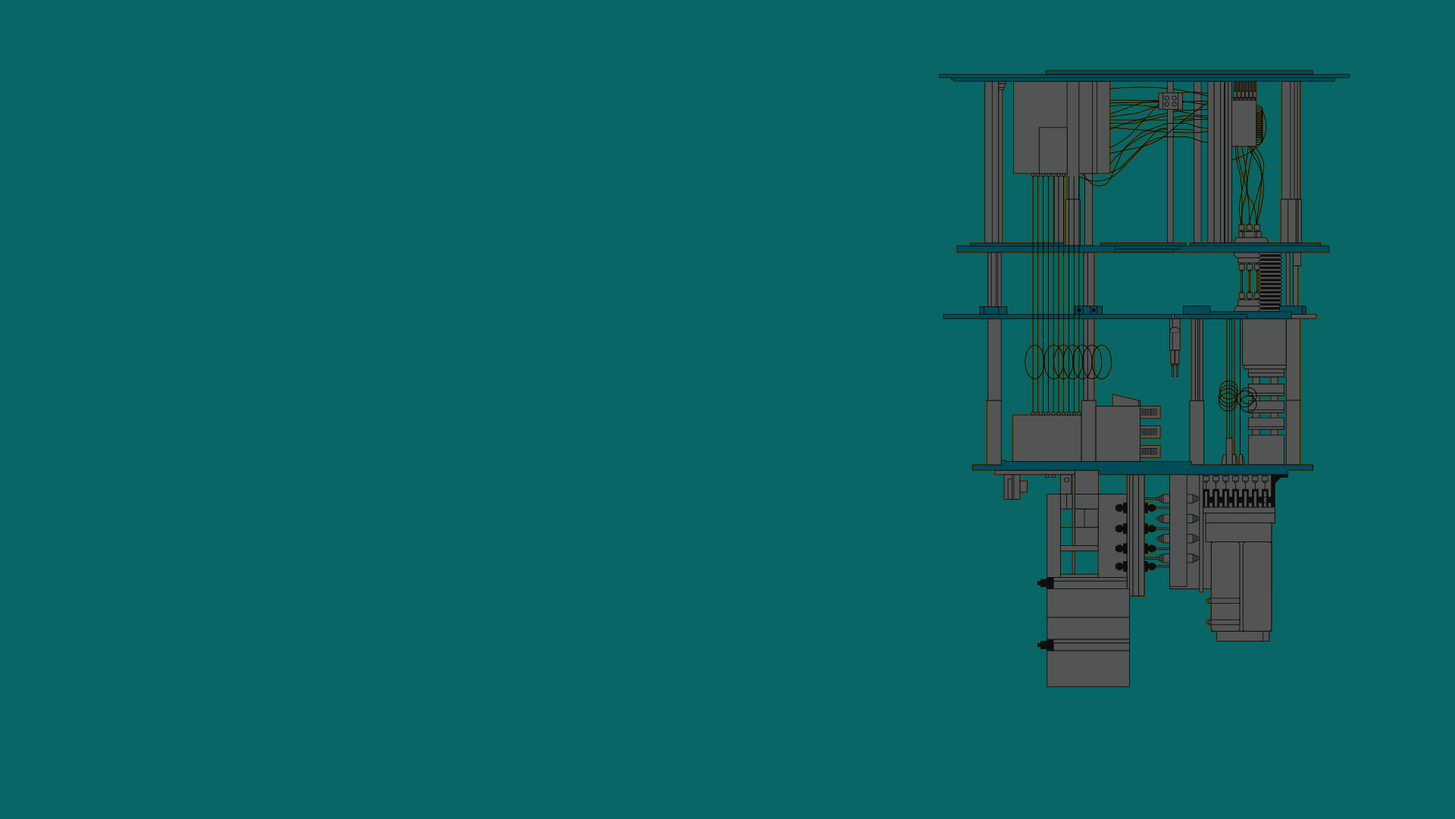
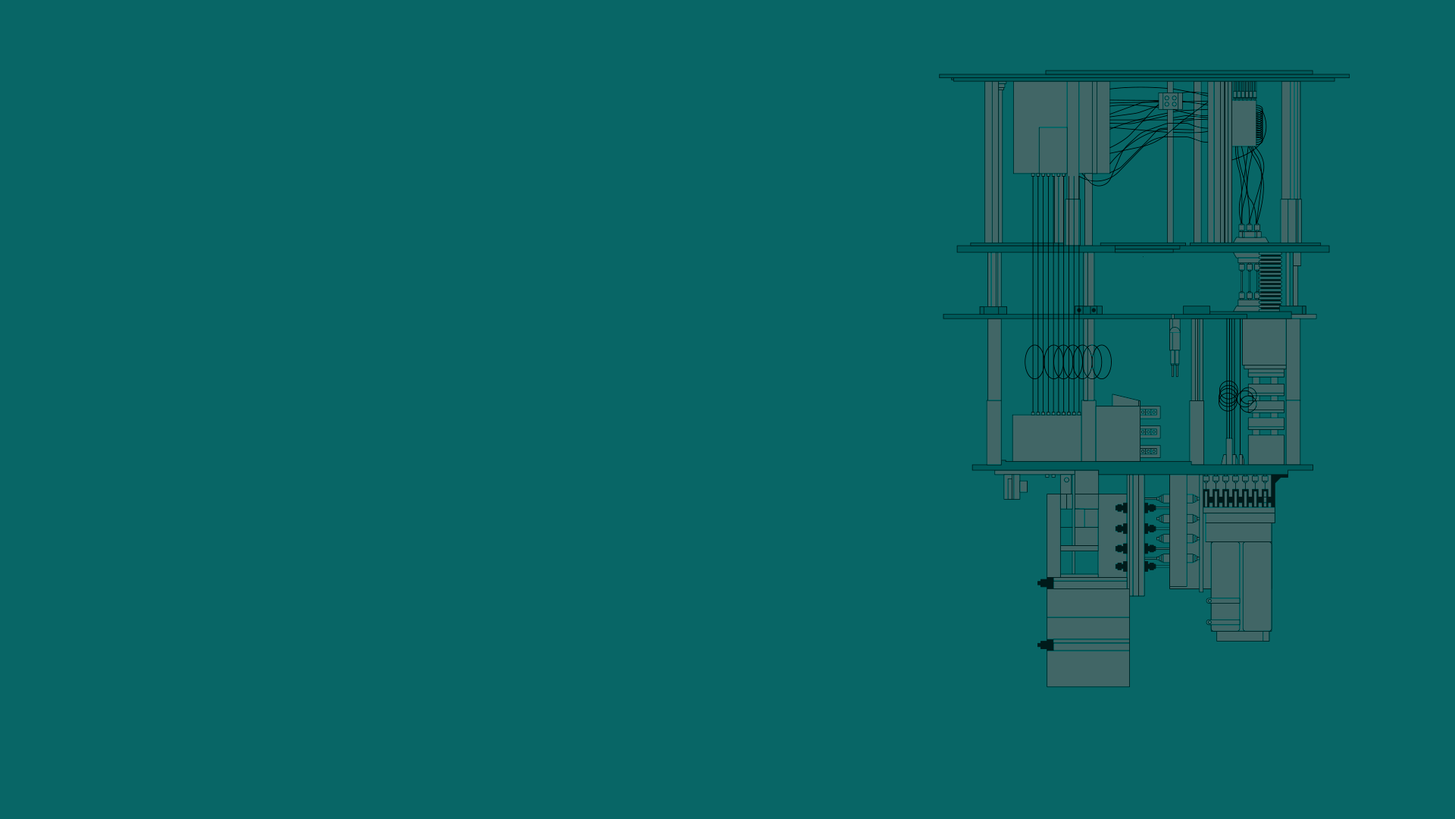
Comparing the layer stacks of the two 1455 × 819 images. Changes:
painted on "Layer 1" over left=939, top=69, right=1351, bottom=688
